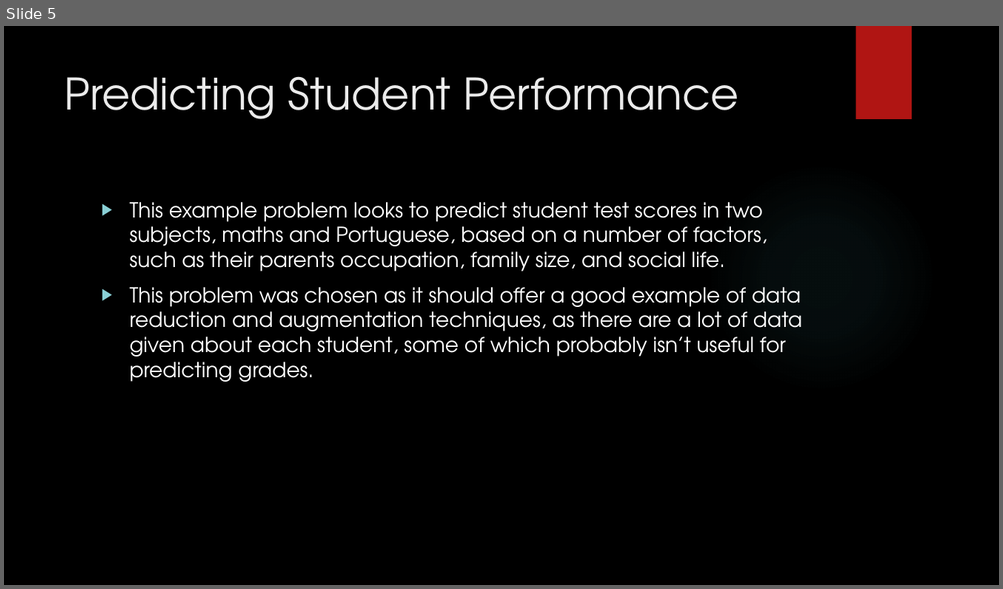
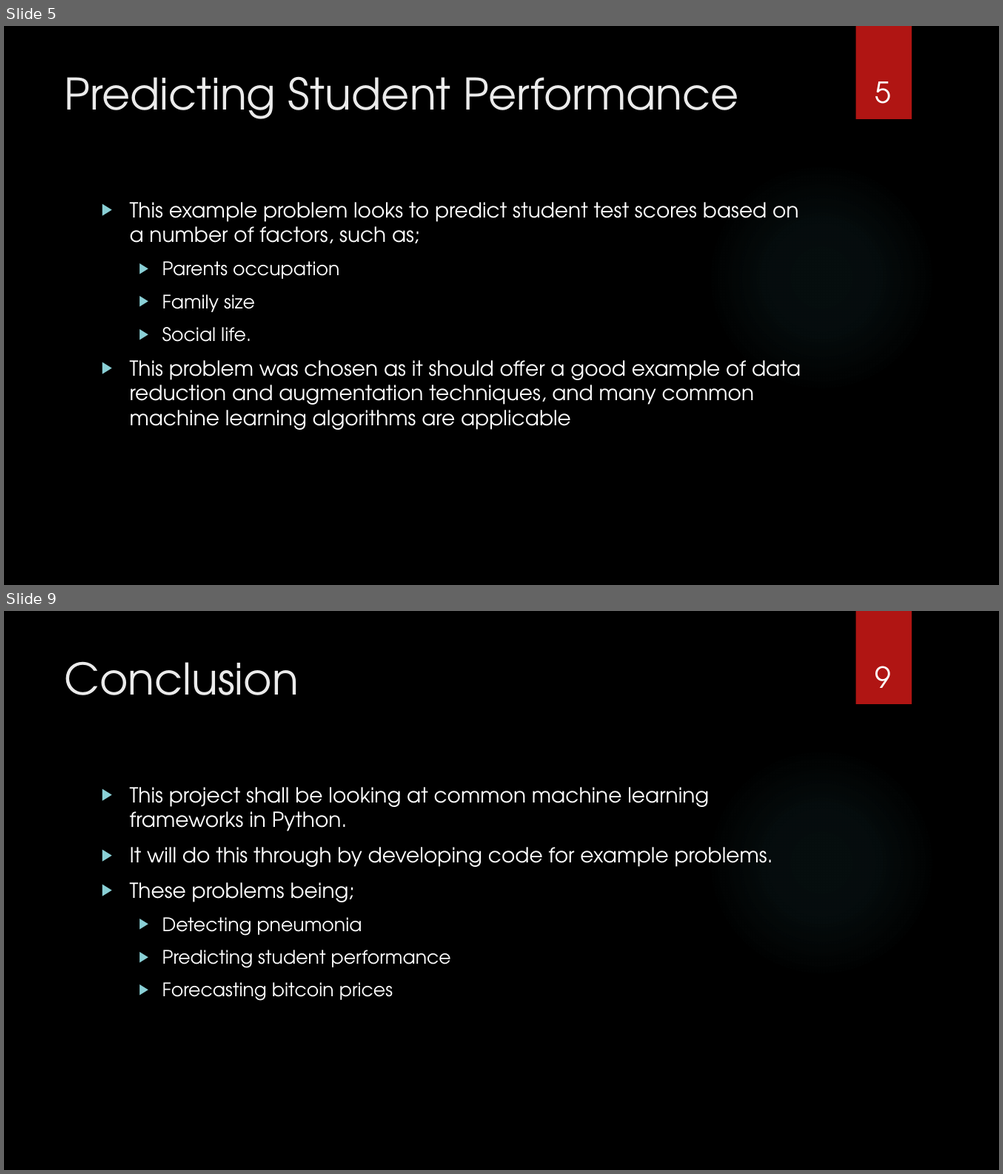
Before and after one commit to BladesOfBaconIV/finalYearProject, a slide deck: documents/interim-presentation/Machine Learning Using Python Frameworks.pptx. Shown one above the other, each under a label of ours: slide 5 before the commit, slides 5 and 9 after it; the slides between them are not shown. The pictures are 1003x589 and 1003x1174 pixels, drawn with LibreOffice and Linux fonts; fonts in the diff are those of the drawing; background and template pictures are left out. Boxes give left, top, right and bottom in pixels: in the first picture for what was removed or moved away, otherwise in the second. Text is boxed around its words. In the diff, an @@ line names an element or a change of style, - is before the commit and + after.

```diff
--- a/documents/interim-presentation/Machine Learning Using Python Frameworks.pptx
+++ b/documents/interim-presentation/Machine Learning Using Python Frameworks.pptx
@@ slide 9 added at (4,611,999,1170), background picture (left out); not listed: 2 template elements that a slide beside it also shows @@
@@ title added at (64,661,299,695), 42 pt, text #EBEBEB @@
+Conclusion
@@ page number added at (875,666,891,688), 28 pt, text #FFFFFF @@
+9
@@ text added at (130,787,773,1001), 20 pt, text #FFFFFF @@
+▶ This project shall be looking at common machine learning frameworks in Python.
+▶ It will do this through by developing code for example problems.
+▶ These problems being;
+  ▶ Detecting pneumonia
+  ▶ Predicting student performance
+  ▶ Forecasting bitcoin prices
@@ slide 5 changed as well @@
@@ page number added at (875,82,891,104), 28 pt, text #FFFFFF @@
+5
@@ text at (130,202,800,430): text changed @@
-▶ This example problem looks to predict student test scores in two subjects, maths and Portuguese, based on a number of factors, such as their parents occupation, family size, and social life.
-▶ This problem was chosen as it should offer a good example of data reduction and augmentation techniques, as there are a lot of data given about each student, some of which probably isn’t useful for predicting grades.
+▶ This example problem looks to predict student test scores based on a number of factors, such as;
+  ▶ Parents occupation
+  ▶ Family size
+  ▶ Social life.
+▶ This problem was chosen as it should offer a good example of data reduction and augmentation techniques, and many common machine learning algorithms are applicable
```
Also in this commit, not shown: 7 other slides changed, 1 other slide added, 1 other file.
